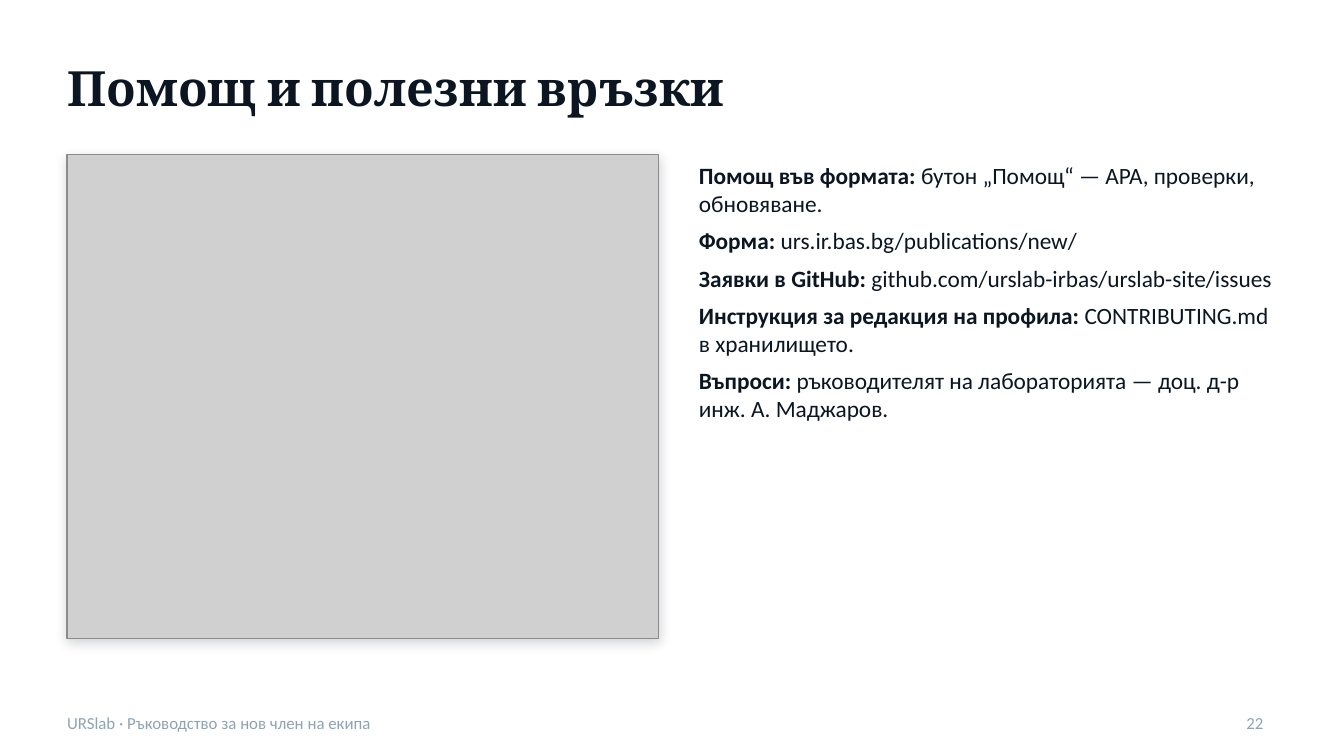
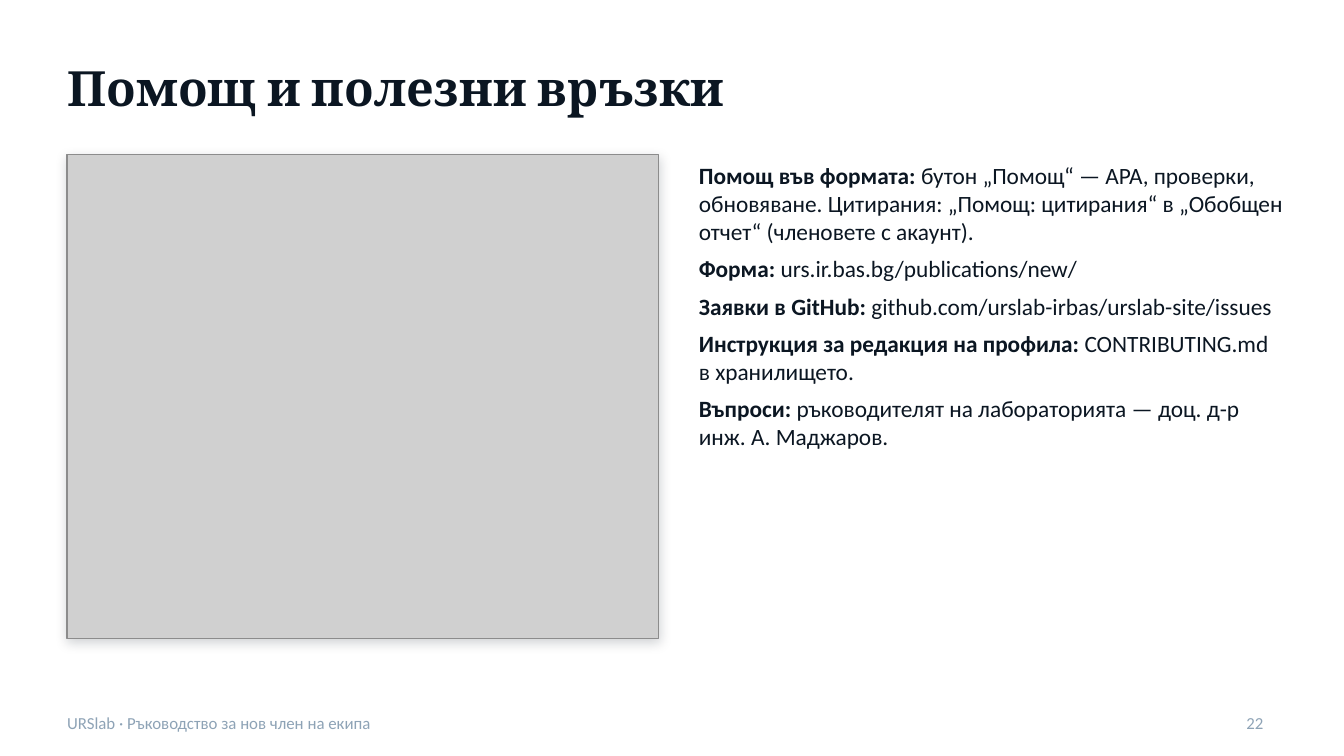
Before and after one commit to urslab-irbas/urslab-site, a slide deck: slide 22 of public/docs/URSlab-rakovodstvo.pptx. Drawn at 1344x756 pixels with LibreOffice and Linux fonts; fonts in the diff are those of the drawing; grey boxes stand for pictures. Boxes give left, top, right and bottom in pixels: in the first picture for what was removed or moved away, otherwise in the second. Text is boxed around its words. In the diff, an @@ line names an element or a change of style, - is before the commit and + after.

```diff
--- a/public/docs/URSlab-rakovodstvo.pptx
+++ b/public/docs/URSlab-rakovodstvo.pptx
@@ text at (699,167,1282,244): text changed @@
-• Помощ във формата: бутон „Помощ“ — APA, проверки, обновяване.
+• Помощ във формата: бутон „Помощ“ — APA, проверки, обновяване. Цитирания: „Помощ: цитирания“ в „Обобщен отчет“ (членовете с акаунт).
```
Also in this commit, not shown: 3 other slides changed, 22 other files.
